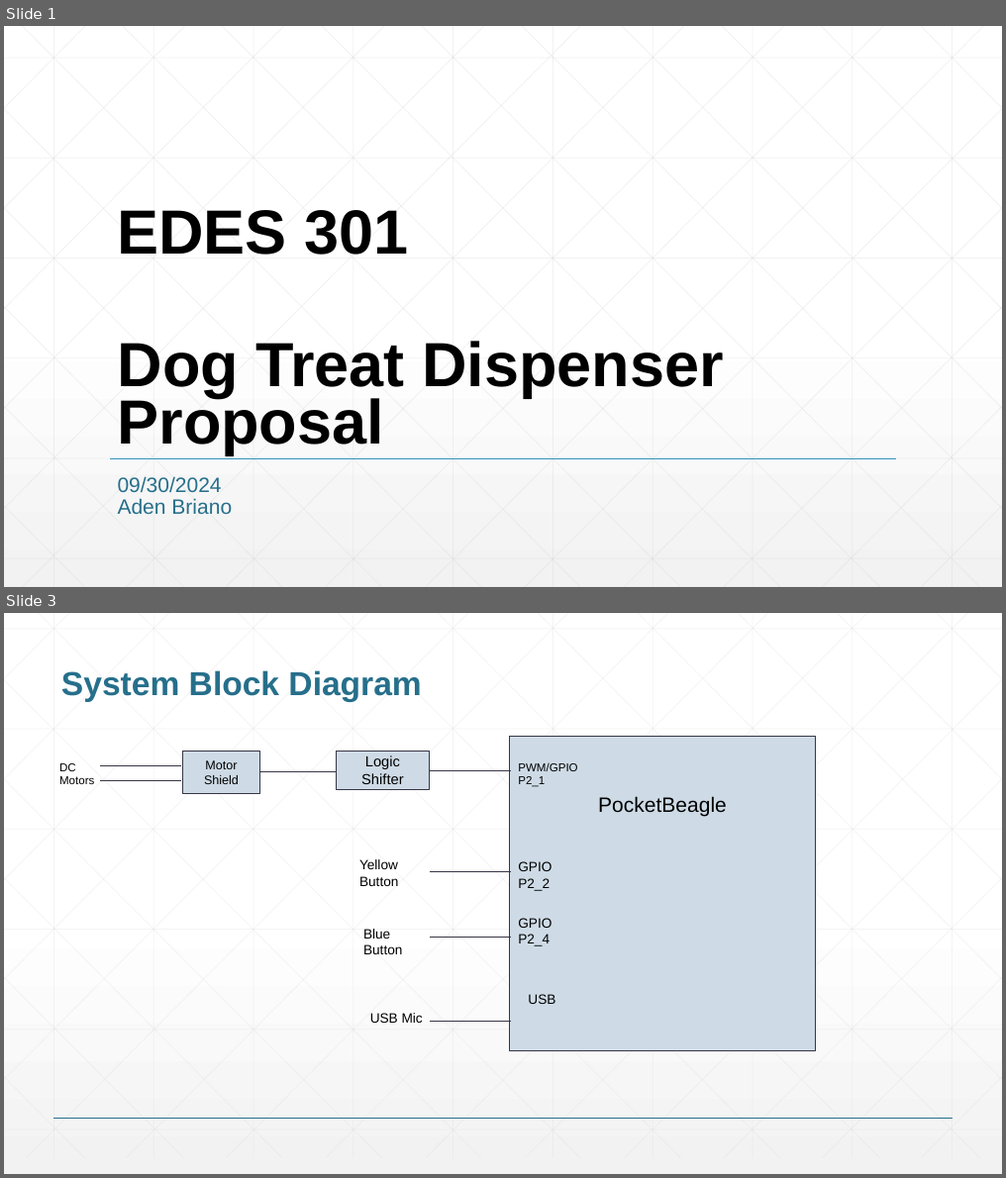
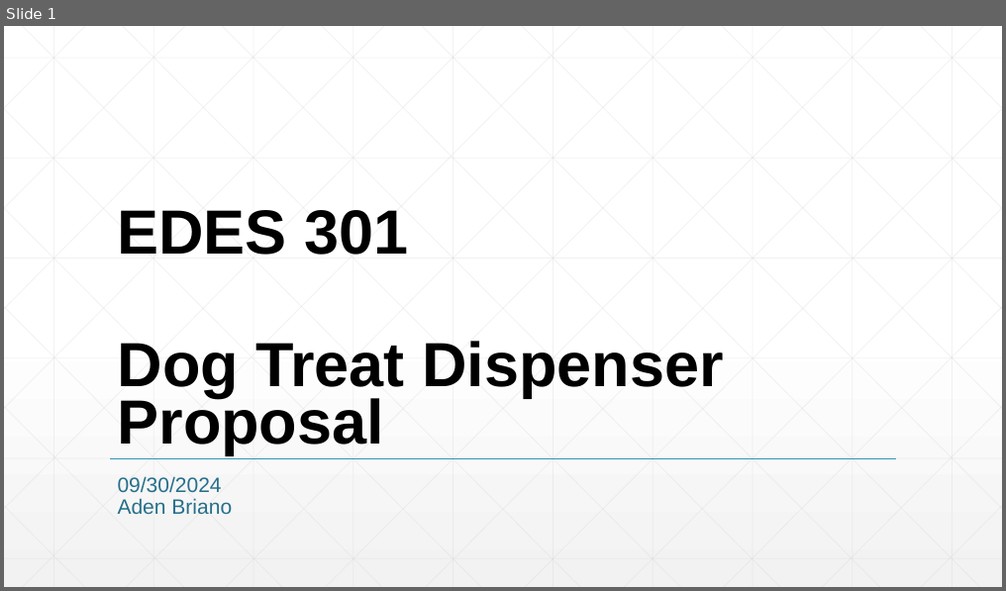
Before and after one commit to BrianoAden/Dog-Treat-Launcher, a slide deck: project_01/docs/Briano_EDES301_project_01_proposal.pptx. Shown one above the other, each under a label of ours: slides 1 and 3 before the commit, slide 1 after it; the slides between them are not shown. The pictures are 1006x1178 and 1006x591 pixels, drawn with LibreOffice and Linux fonts; fonts in the diff are those of the drawing. Boxes give left, top, right and bottom in pixels: in the first picture for what was removed or moved away, otherwise in the second. Text is boxed around its words. In the diff, an @@ line names an element or a change of style, - is before the commit and + after.

```diff
--- a/project_01/docs/Briano_EDES301_project_01_proposal.pptx
+++ b/project_01/docs/Briano_EDES301_project_01_proposal.pptx
@@ slide 3 removed at (x1=4, y1=613, x2=1002, y2=1174), background gradient #FFFFFF to #F2F2F2 @@
@@ title removed at (x1=61, y1=670, x2=421, y2=702) @@
-System Block Diagram
@@ rectangle removed at (x1=183, y1=751, x2=260, y2=794) @@
-Motor Shield
@@ rectangle removed at (x1=337, y1=752, x2=430, y2=789) @@
-Logic Shifter
@@ rectangle removed at (x1=510, y1=736, x2=816, y2=1052) @@
@@ text removed at (x1=59, y1=763, x2=94, y2=784) @@
-DC Motors
@@ line removed from (180, 780) to (100, 780) @@
@@ line removed from (180, 765) to (100, 765) @@
@@ line removed from (337, 772) to (254, 772) @@
@@ line removed from (511, 771) to (430, 771) @@
@@ text removed at (x1=518, y1=762, x2=577, y2=787) @@
-PWM/GPIO
-P2_1
@@ text removed at (x1=598, y1=796, x2=727, y2=817) @@
-PocketBeagle
@@ text removed at (x1=359, y1=860, x2=398, y2=886) @@
-Yellow Button
@@ line removed from (511, 872) to (430, 872) @@
@@ text removed at (x1=518, y1=861, x2=551, y2=891) @@
-GPIO
-P2_2
@@ text removed at (x1=363, y1=929, x2=402, y2=955) @@
-Blue Button
@@ line removed from (511, 937) to (430, 937) @@
@@ text removed at (x1=518, y1=918, x2=551, y2=947) @@
-GPIO
-P2_4
@@ text removed at (x1=528, y1=994, x2=555, y2=1004) @@
-USB
@@ text removed at (x1=370, y1=1013, x2=423, y2=1023) @@
-USB Mic
@@ line removed from (511, 1021) to (430, 1021) @@
@@ group removed at (x1=4, y1=613, x2=1002, y2=1158): 46 lines @@
@@ line removed from (54, 1118) to (952, 1118) @@
```
Also in this commit, not shown: 2 slides changed, 2 slides added, 1 other slide removed, 1 other file.
